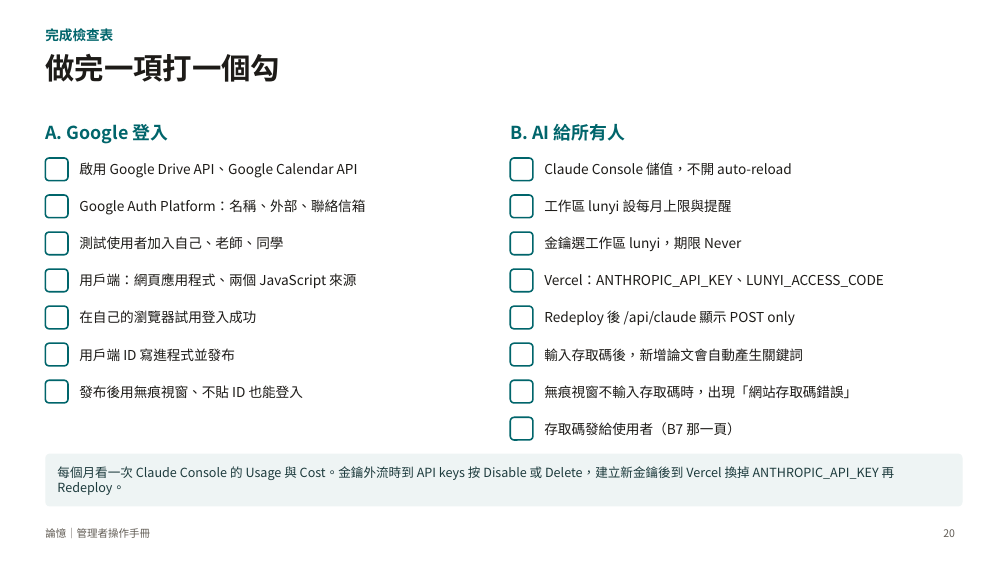
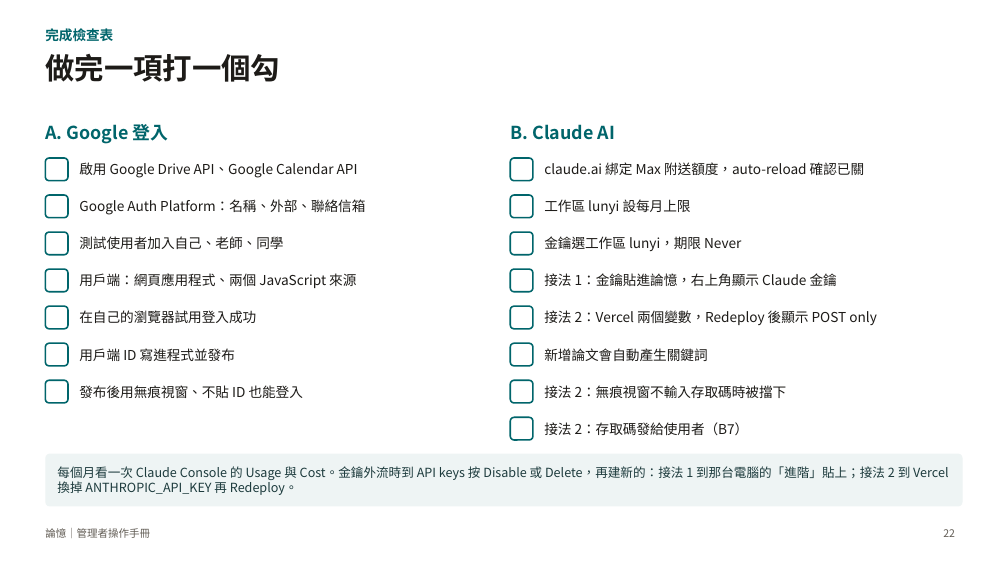
Before and after one commit to charleslin2003-prog/Journal-Article-Memory-Tool, a slide deck: slide 22 of docs/管理者操作手冊_論憶.pptx (slide 20 before the commit). Drawn at 1008x567 pixels with LibreOffice and Linux fonts; fonts in the diff are those of the drawing. Boxes give left, top, right and bottom in pixels: in the first picture for what was removed or moved away, otherwise in the second. Text is boxed around its words. In the diff, an @@ line names an element or a change of style, - is before the commit and + after.

```diff
--- a/docs/管理者操作手冊_論憶.pptx
+++ b/docs/管理者操作手冊_論憶.pptx
@@ text at (510, 124, 615, 140): text changed @@
-B. AI 給所有人
+B. Claude AI
@@ text at (544, 162, 864, 175): text changed @@
-Claude Console 儲值，不開 auto-reload
+claude.ai 綁定 Max 附送額度，auto-reload 確認已關
@@ text at (544, 199, 691, 214): text changed @@
-工作區 lunyi 設每月上限與提醒
+工作區 lunyi 設每月上限
@@ text at (544, 273, 837, 286): text changed @@
-Vercel：ANTHROPIC_API_KEY、LUNYI_ACCESS_CODE
+接法 1：金鑰貼進論憶，右上角顯示 Claude 金鑰
@@ text at (544, 310, 877, 325): text changed @@
-Redeploy 後 /api/claude 顯示 POST only
+接法 2：Vercel 兩個變數，Redeploy 後顯示 POST only
@@ text at (544, 348, 707, 361): text changed @@
-輸入存取碼後，新增論文會自動產生關鍵詞
+新增論文會自動產生關鍵詞
@@ text at (544, 385, 787, 398): text changed @@
-無痕視窗不輸入存取碼時，出現「網站存取碼錯誤」
+接法 2：無痕視窗不輸入存取碼時被擋下
@@ text at (544, 422, 749, 435): text changed @@
-存取碼發給使用者（B7 那一頁）
+接法 2：存取碼發給使用者（B7）
@@ text at (57, 466, 948, 495): text changed @@
-每個月看一次 Claude Console 的 Usage 與 Cost。金鑰外流時到 API keys 按 Disable 或 Delete，建立新金鑰後到 Vercel 換掉 ANTHROPIC_API_KEY 再 Redeploy。
+每個月看一次 Claude Console 的 Usage 與 Cost。金鑰外流時到 API keys 按 Disable 或 Delete，再建新的：接法 1 到那台電腦的「進階」貼上；接法 2 到 Vercel 換掉 ANTHROPIC_API_KEY 再 Redeploy。
@@ page number at (943, 529, 955, 537): text changed @@
-20
+22
```
Also in this commit, not shown: 11 other slides changed, 3 slides added, 1 slide removed, 3 other files.
